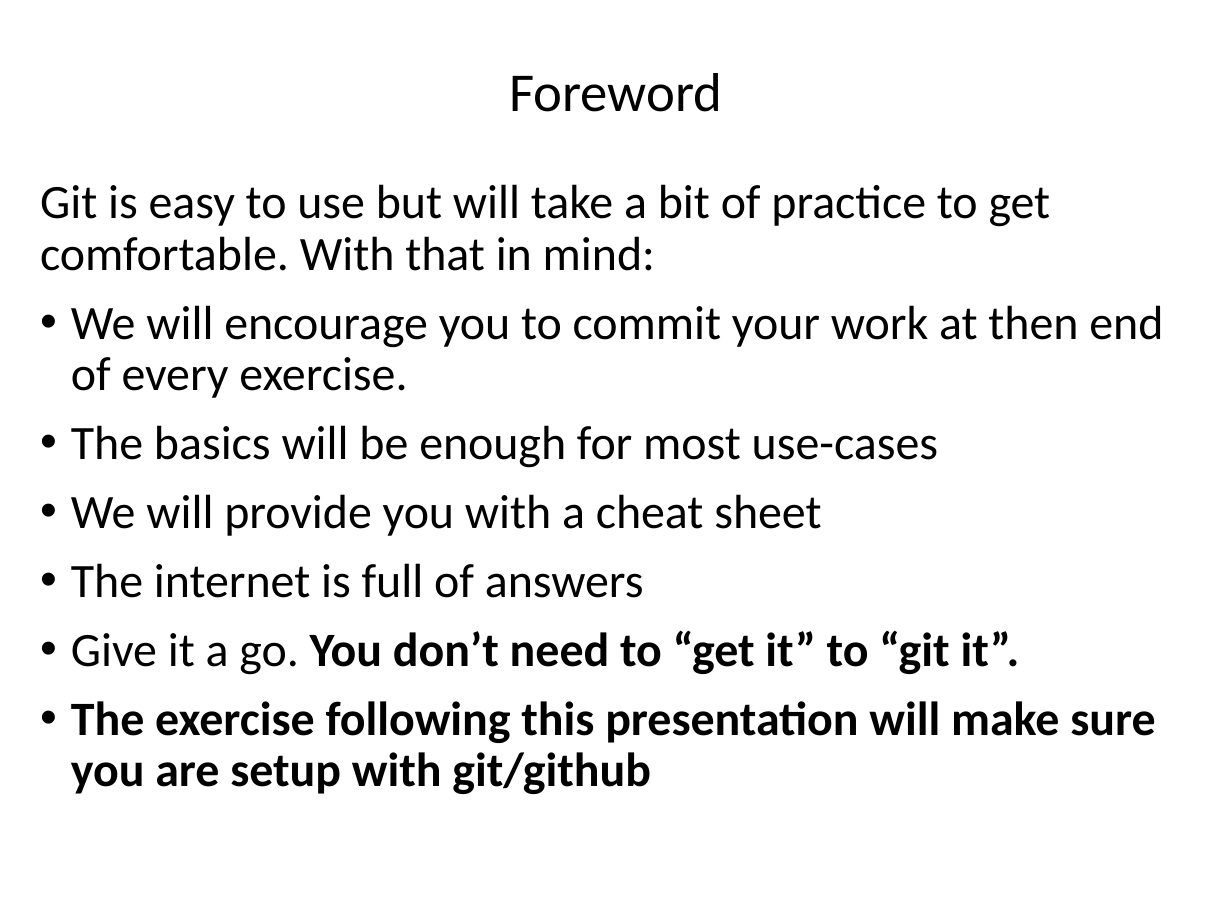
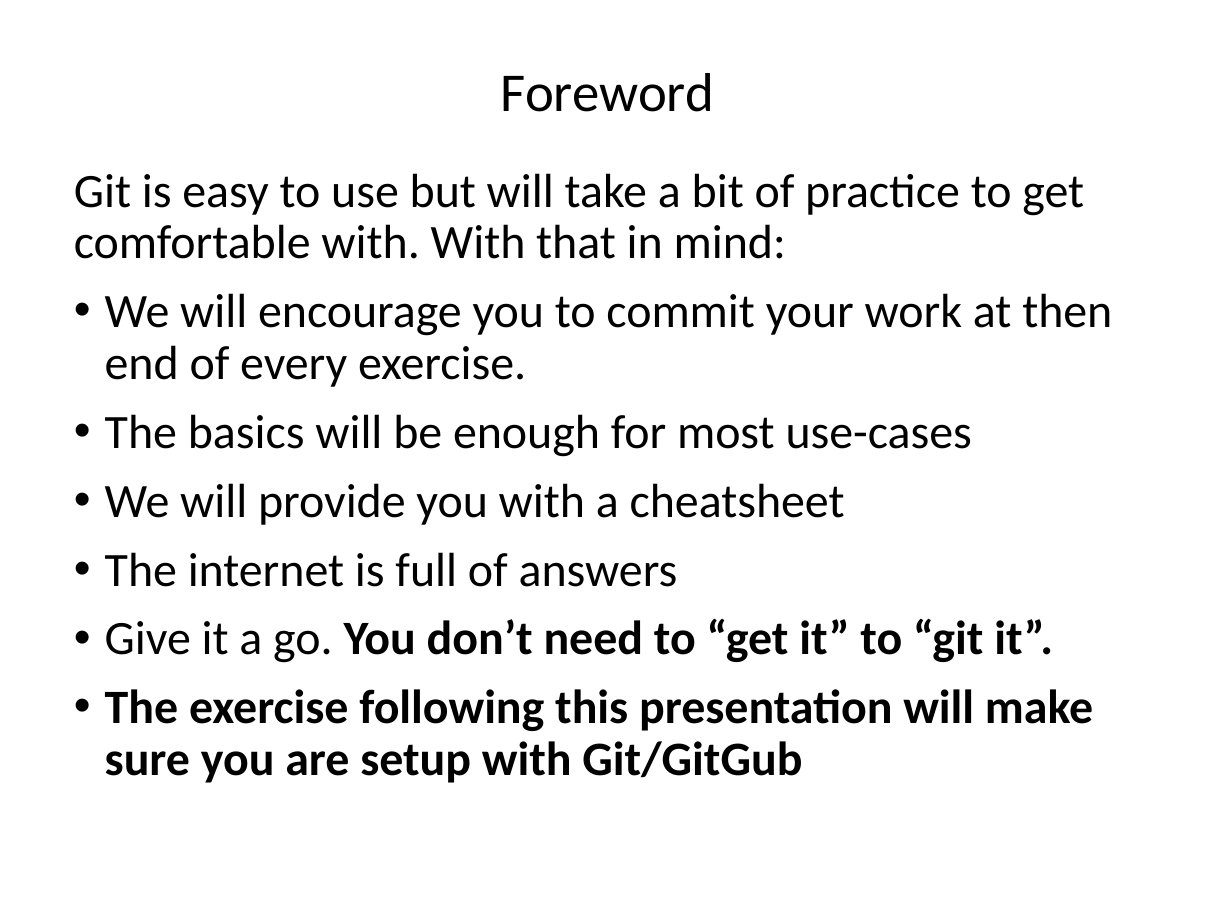
Before and after one commit to ncasuk/ncas-isc, a slide deck: slide 3 of version_control/presentations/01_git_intro.pptx. Drawn at 1232x924 pixels with LibreOffice and Linux fonts; fonts in the diff are those of the drawing; background and template pictures are left out. Boxes give left, top, right and bottom in pixels: in the first picture for what was removed or moved away, otherwise in the second. Text is boxed around its words. In the diff, an @@ line names an element or a change of style, - is before the commit and + after.

Commit message:
Updated Git Presentation

```diff
--- a/version_control/presentations/01_git_intro.pptx
+++ b/version_control/presentations/01_git_intro.pptx
@@ title "Foreword" moved from (x1=509, y1=73, x2=722, y2=112) to (x1=501, y1=73, x2=714, y2=112) @@
@@ text "Git is easy to use ..." moved from (x1=40, y1=184, x2=1163, y2=794) to (x1=74, y1=173, x2=1112, y2=783) @@
@@ text at (x1=74, y1=173, x2=1084, y2=259): text changed @@
-Git is easy to use but will take a bit of practice to get comfortable. With that in mind:
+Git is easy to use but will take a bit of practice to get comfortable with. With that in mind:
@@ text at (x1=105, y1=483, x2=845, y2=525): spaces changed @@
-• We will provide you with a cheat sheet
+• We will provide you with a cheatsheet
@@ text at (x1=105, y1=689, x2=1093, y2=783): text changed @@
-• The exercise following this presentation will make sure you are setup with git/github
+• The exercise following this presentation will make sure you are setup with Git/GitGub
```
Also in this commit, not shown: 14 other slides changed, 1 other file.
